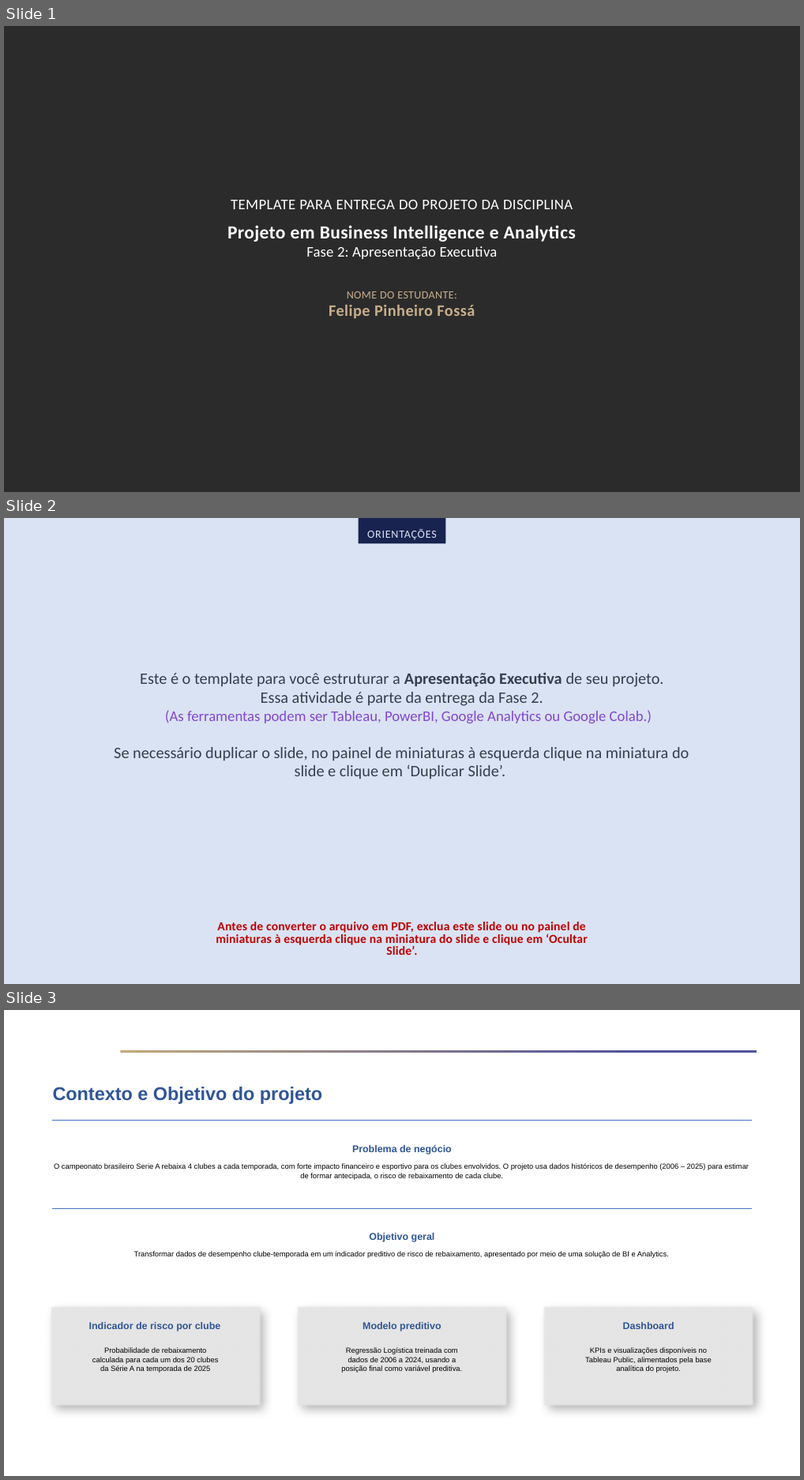
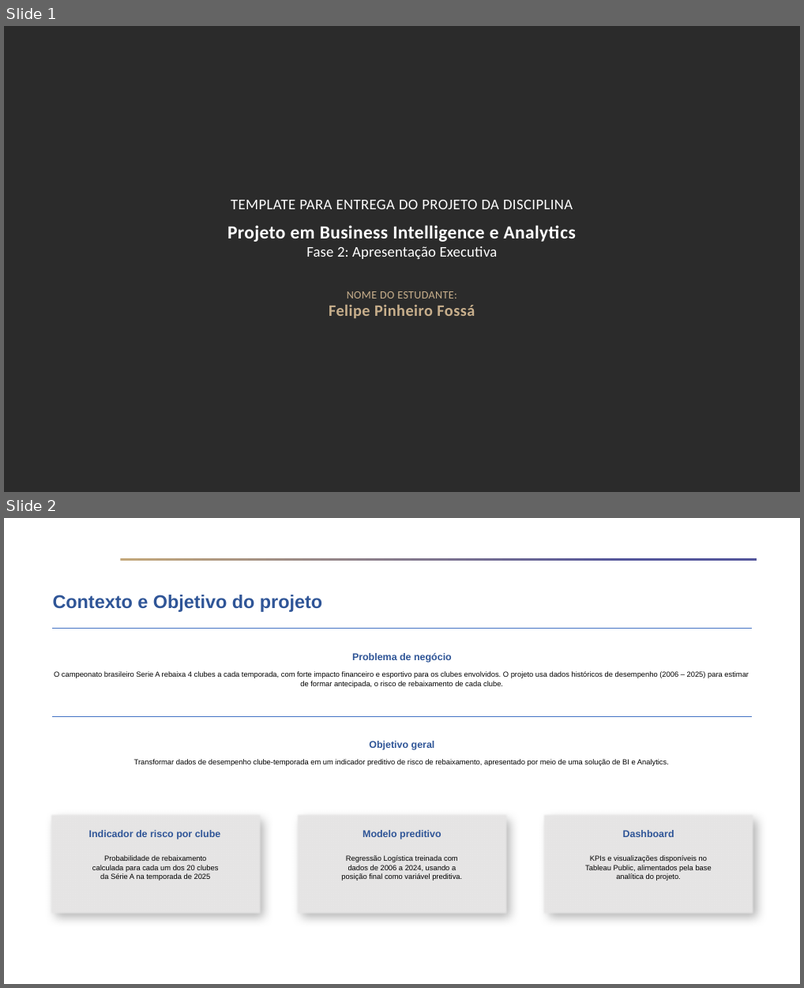
Before and after one commit to FelipePinheiro964/Projeto-Em-Business-Intelligence-e-Analytics, a slide deck: docs/Template - Fase 2 - Apresentação Executiva - Projeto em Business Intelligence e Analytics.pptx. Shown one above the other, each under a label of ours: slides 1, 2 and 3 before the commit, slides 1 and 2 after it. The pictures are 804x1480 and 804x988 pixels, drawn with LibreOffice and Linux fonts; fonts in the diff are those of the drawing; background and template pictures are left out; a plain dark background stands for a picture behind light text. Boxes give left, top, right and bottom in pixels: in the first picture for what was removed or moved away, otherwise in the second. Text is boxed around its words. In the diff, an @@ line names an element or a change of style, - is before the commit and + after.

```diff
--- a/docs/Template - Fase 2 - Apresentação Executiva - Projeto em Business Intelligence e Analytics.pptx
+++ b/docs/Template - Fase 2 - Apresentação Executiva - Projeto em Business Intelligence e Analytics.pptx
@@ slide 2 removed at (4,518,800,984), background #FFFFFF @@
@@ rectangle removed at (4,518,800,984) @@
@@ rectangle removed at (358,518,446,544) @@
-ORIENTAÇÕES
@@ text removed at (114,673,689,779) @@
-Este é o template para você estruturar a Apresentação Executiva de seu projeto.
-Essa atividade é parte da entrega da Fase 2.
-(As ferramentas podem ser Tableau, PowerBI, Google Analytics ou Google Colab.)
-Se necessário duplicar o slide, no painel de miniaturas à esquerda clique na miniatura do slide e clique em ‘Duplicar Slide’.
@@ text removed at (216,922,588,955) @@
-Antes de converter o arquivo em PDF, exclua este slide ou no painel de miniaturas à esquerda clique na miniatura do slide e clique em ‘Ocultar Slide’.
@@ what was slide 3 is now slide 2 @@
```
Also in this commit, not shown: 1 slide added.
